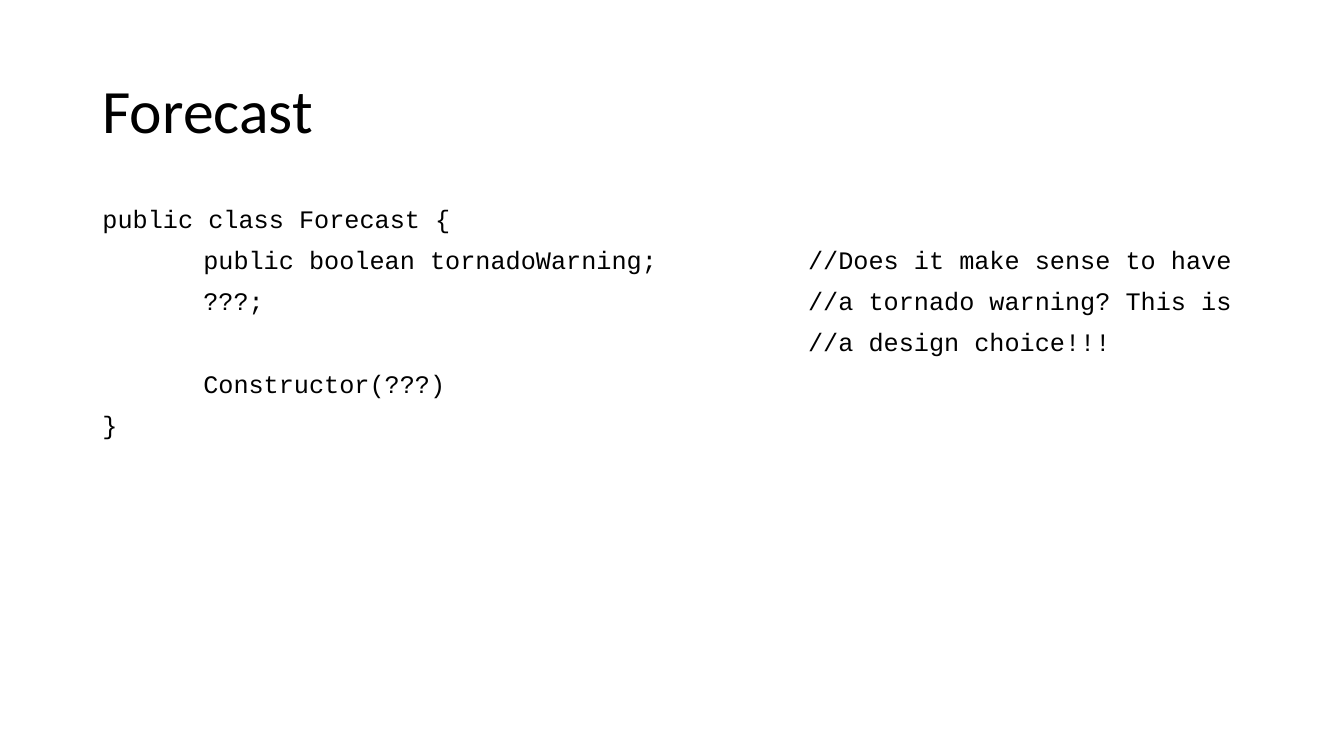
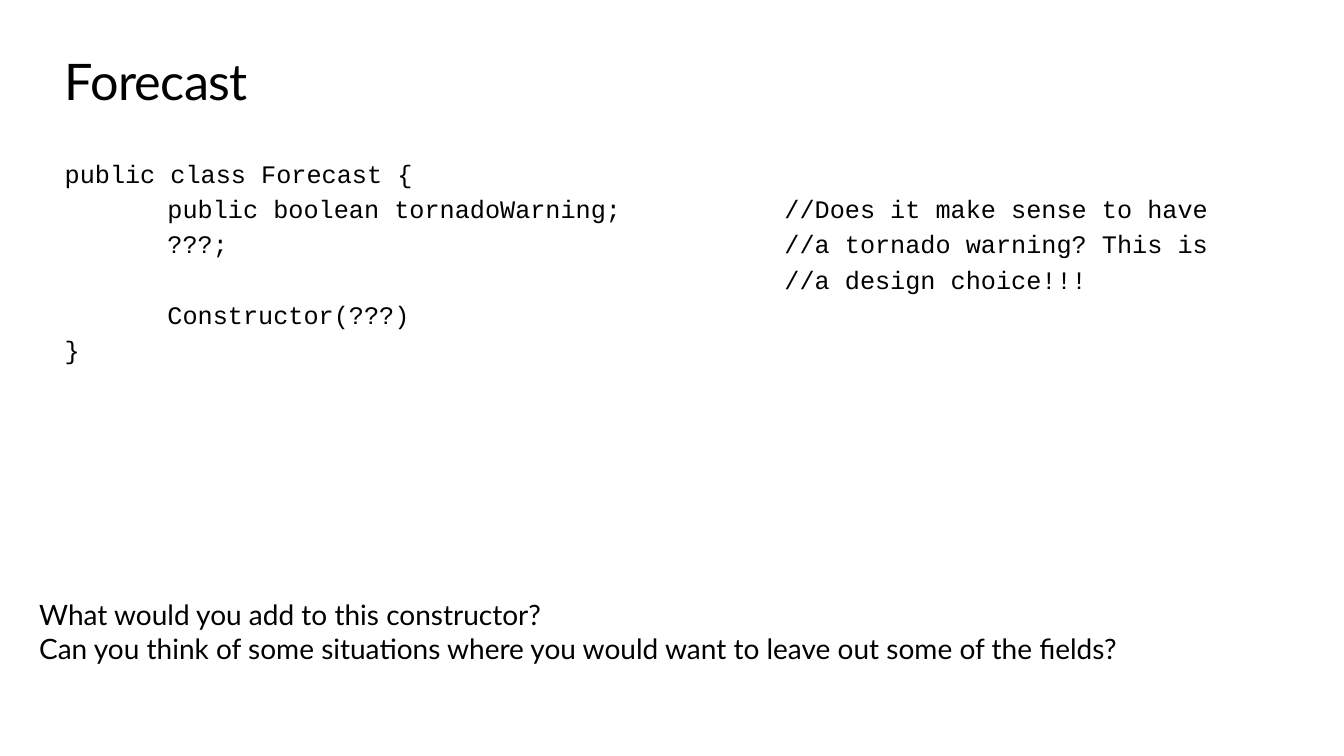
Before and after one commit to TEALSK12/apcsa-public, a slide deck: slide 66 of curriculum/Unit5/Unit5.pptx (slide 55 before the commit). Drawn at 1344x756 pixels with LibreOffice and Linux fonts; fonts in the diff are those of the drawing; background and template pictures are left out. Boxes give left, top, right and bottom in pixels: in the first picture for what was removed or moved away, otherwise in the second. Text is boxed around its words. In the diff, an @@ line names an element or a change of style, - is before the commit and + after.

```diff
--- a/curriculum/Unit5/Unit5.pptx
+++ b/curriculum/Unit5/Unit5.pptx
@@ title "Forecast": place and size @@
-title "Forecast" at [102, 93, 312, 134]
+title "Forecast" at [65, 64, 248, 101]
@@ title "Forecast" at [65, 64, 248, 101]: size 44 to 36 pt, font Calibri to Lato, letter spacing 0 to -0.5 pt; line spacing 0.9 to 1; vertical alignment middle to top @@
@@ text "public class Forecast {": place and size @@
-text "public class Forecast {" at [102, 209, 1231, 399]
+text "public class Forecast {" at [65, 164, 1208, 330]
@@ text "public class Forecast {" at [65, 164, 1208, 330]: line spacing 0.9 to 1; less space between paragraphs @@
@@ text added at [39, 604, 1116, 664], 20 pt, text #000000 @@
+What would you add to this constructor?
+Can you think of some situations where you would want to leave out some of the fields?
```
Also in this commit, not shown: 48 other slides changed, 33 slides added, 1 slide removed, 4 other files.
